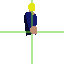
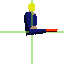
Layered file, before and after one edit (w=64, h=64). Changes by layer:
added layer "one_handed_firing_0" above "Centre head" over (29, 29, 58, 35)
